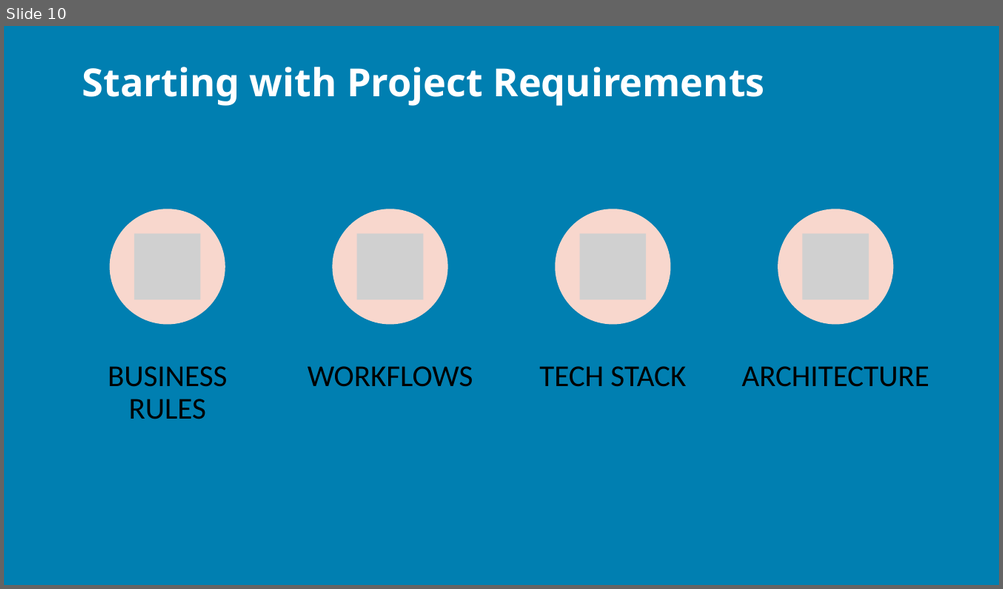
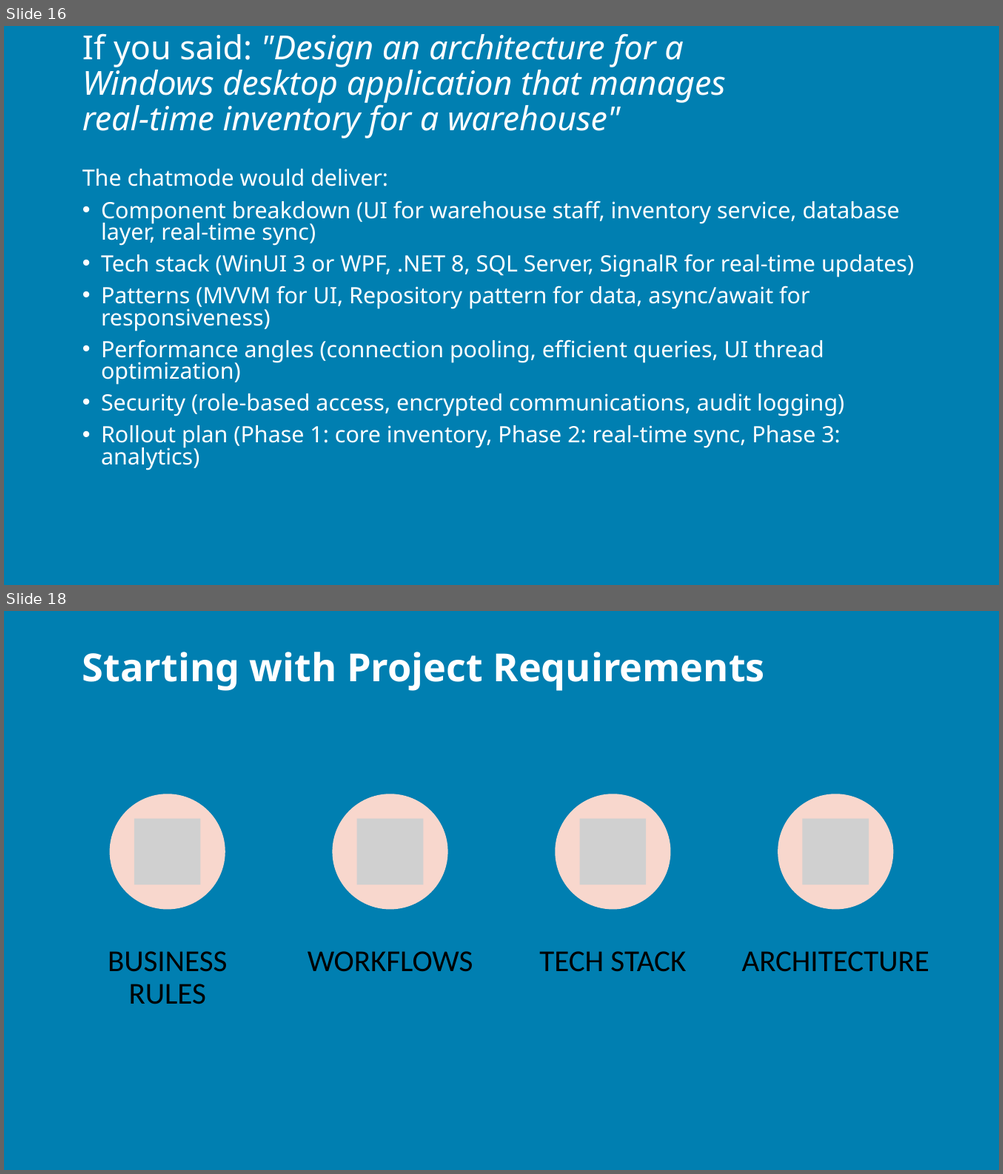
Before and after one commit to j0hnnymiller/AI-Assisted-Software-Development, a slide deck: Slides/AIASD-Greenfield-slides.pptx. Shown one above the other, each under a label of ours: slide 10 before the commit, slides 16 and 18 after it; the slides between them are not shown. The pictures are 1003x589 and 1003x1174 pixels, drawn with LibreOffice and Linux fonts; fonts in the diff are those of the drawing; grey boxes stand for pictures; background and template pictures are left out. Boxes give left, top, right and bottom in pixels: in the first picture for what was removed or moved away, otherwise in the second. Text is boxed around its words. In the diff, an @@ line names an element or a change of style, - is before the commit and + after.

```diff
--- a/Slides/AIASD-Greenfield-slides.pptx
+++ b/Slides/AIASD-Greenfield-slides.pptx
@@ slide 16 added at <box>4,26,999,585</box>, background picture (left out) @@
@@ title added at <box>82,33,726,138</box>, 24 pt, text #FFFFFF, italic @@
+If you said: "Design an architecture for a Windows desktop application that manages real-time inventory for a warehouse"
@@ text added at <box>82,169,913,471</box>, 16.3 pt, text #FFFFFF @@
+The chatmode would deliver:
+• Component breakdown (UI for warehouse staff, inventory service, database layer, real-time sync)
+• Tech stack (WinUI 3 or WPF, .NET 8, SQL Server, SignalR for real-time updates)
+• Patterns (MVVM for UI, Repository pattern for data, async/await for responsiveness)
+• Performance angles (connection pooling, efficient queries, UI thread optimization)
+• Security (role-based access, encrypted communications, audit logging)
+• Rollout plan (Phase 1: core inventory, Phase 2: real-time sync, Phase 3: analytics)
@@ what was slide 10 is now slide 18 @@
```
Also in this commit, not shown: 3 slides changed, 14 other slides added, 5 slides removed, 3 other files.
